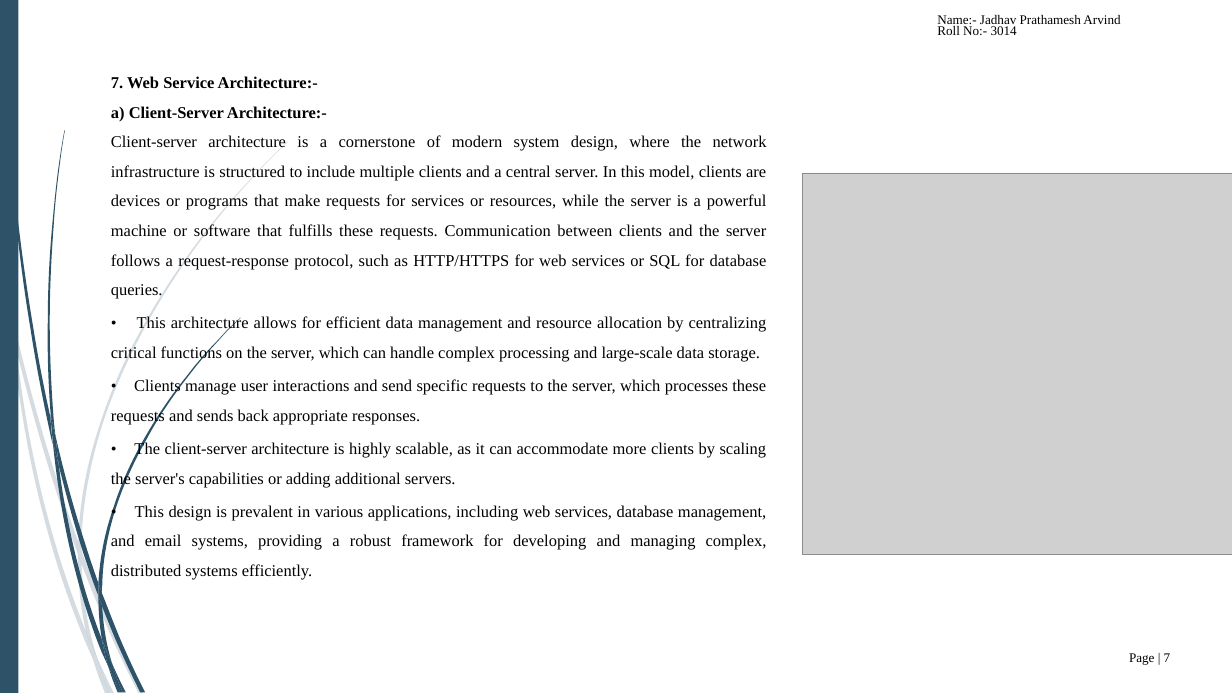
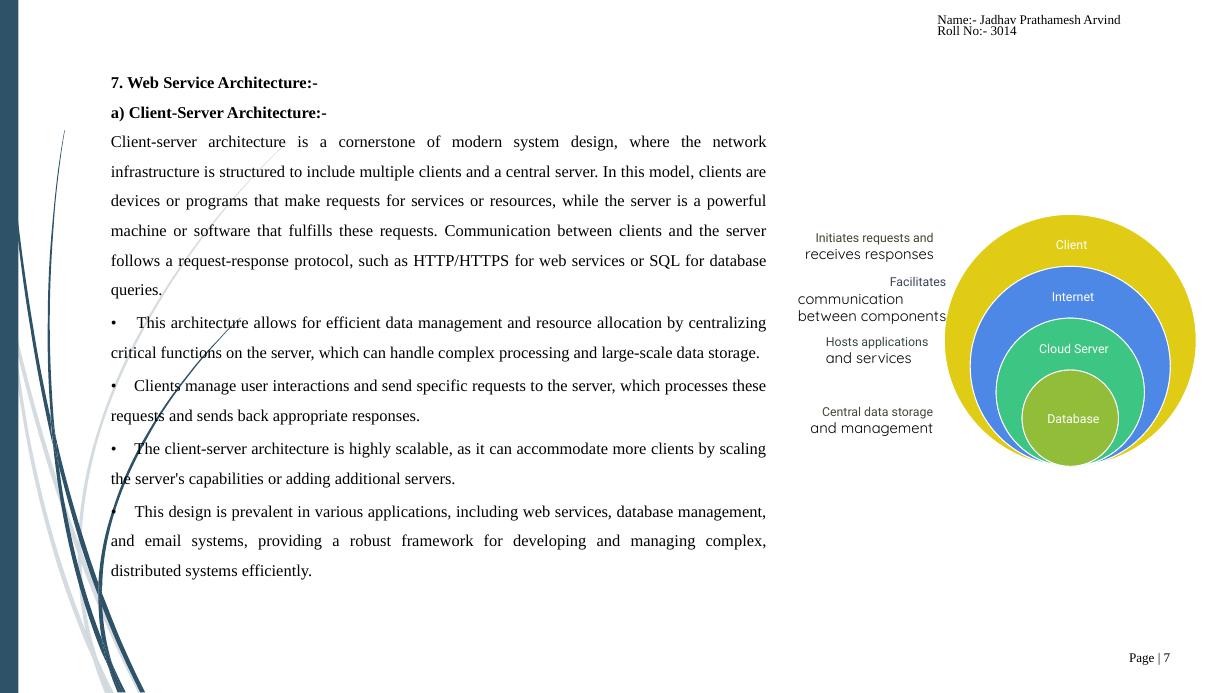
Before and after one commit to PrathameshJadhav30/Cloud-Computing, a slide deck: slide 7 of ISE_Activity/3014_ISE2_ACT3.ppt. Drawn at 1232x693 pixels with LibreOffice and Linux fonts; fonts in the diff are those of the drawing; grey boxes stand for pictures. Boxes give left, top, right and bottom in pixels: in the first picture for what was removed or moved away, otherwise in the second. Text is boxed around its words. In the diff, an @@ line names an element or a change of style, - is before the commit and + after.

Commit message:
Cloud Computing

```diff
--- a/ISE_Activity/3014_ISE2_ACT3.ppt
+++ b/ISE_Activity/3014_ISE2_ACT3.ppt
@@ picture removed at (802, 173, 1232, 555) @@
@@ text added at (816, 233, 933, 245), 15 pt, text #46432D @@
+Initiates requests and
+receives responses
@@ freeform shape added at (944, 215, 1196, 466), fill #E0CB15 @@
@@ freeform shape added at (944, 215, 1196, 466), outline #FFFFFF 1.13 pt @@
@@ text added at (1056, 239, 1087, 249), 15 pt, text #FFFFFF @@
+Client
@@ freeform shape added at (970, 266, 1170, 466), fill #4E88E7 @@
@@ freeform shape added at (970, 266, 1170, 466), outline #FFFFFF 1.13 pt @@
@@ text added at (798, 277, 946, 326), 18 pt, text #000000 @@
+Facilitates
+communication
+between components
@@ text added at (1052, 292, 1094, 301), 15 pt, text #FFFFFF @@
+Internet
@@ freeform shape added at (996, 318, 1144, 466), fill #3CC583 @@
@@ freeform shape added at (996, 318, 1144, 466), outline #FFFFFF 1.13 pt @@
@@ text added at (826, 336, 928, 363), 15 pt, text #374840 @@
+Hosts applications
+and services
@@ text added at (1039, 343, 1109, 353), 15 pt, text #FFFFFF @@
+Cloud Server
@@ freeform shape added at (1022, 370, 1119, 466), fill #92BD39 @@
@@ freeform shape added at (1022, 370, 1119, 466), outline #FFFFFF 1.13 pt @@
@@ text added at (810, 406, 933, 436), 15 pt, text #424736 @@
+Central data storage
+and management
@@ text added at (1047, 414, 1099, 423), 15 pt, text #FFFFFF @@
+Database
```
Also in this commit, not shown: 1 other slide changed.
